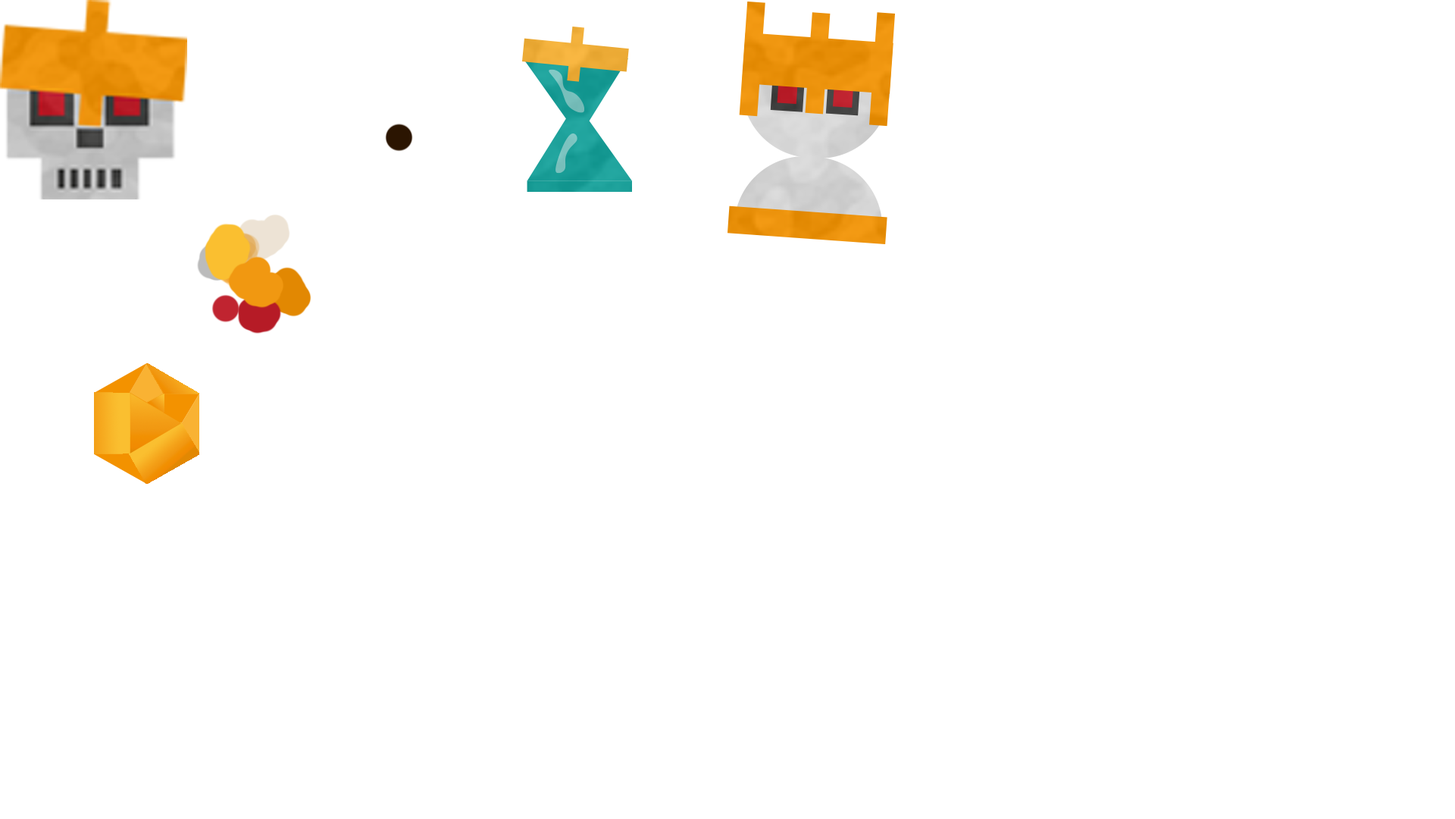
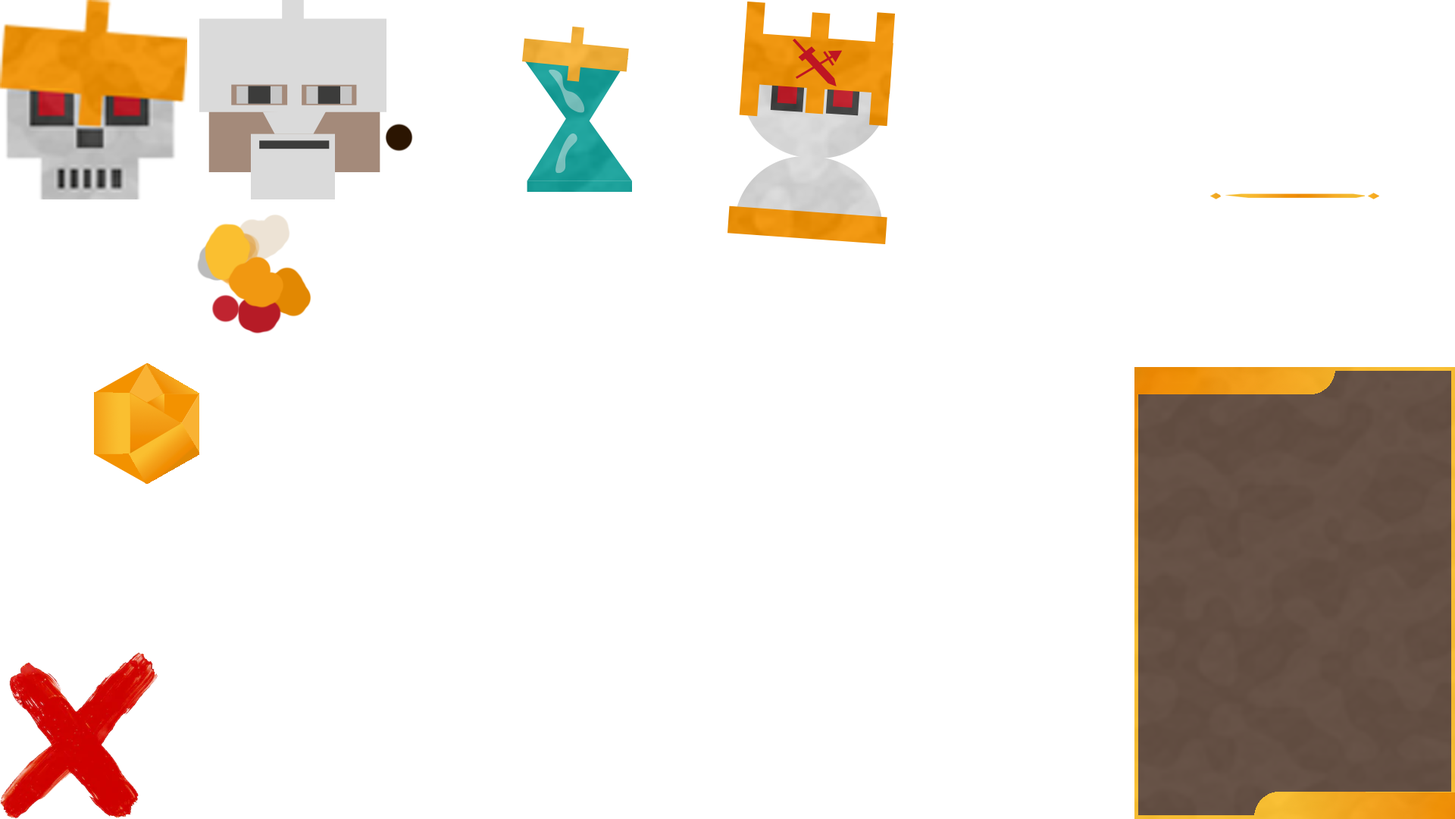
The second 1455px x 819px image is a revision of the first. Changes to its layers:
added layer "Calque 13" above "Calque 12" over [199, 0, 387, 200]
added layer "Calque 12" above "Calque 11" over [0, 651, 159, 818]
added layer "Calque 11" above "Calque 10" over [1368, 192, 1380, 200]
added layer "Calque 10" above "Calque 9" over [1210, 192, 1366, 200]
added layer "Calque 8" above "Calque 7" over [792, 38, 843, 87]
added layer "Calque 7" above "Calque 6" over [1134, 366, 1455, 819]
